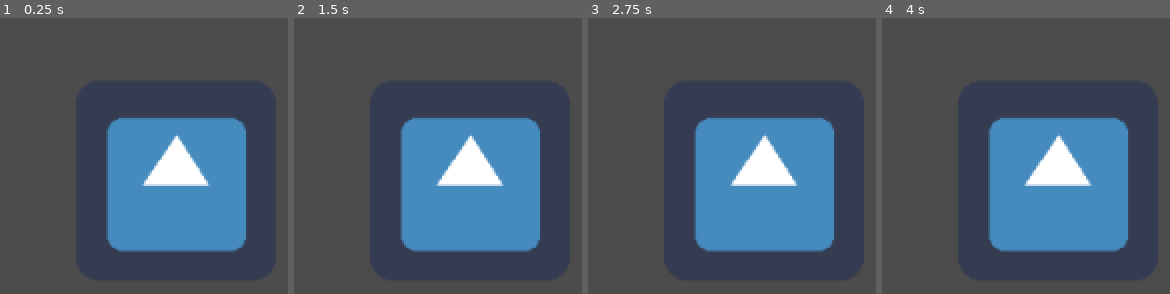
Above: before the commit, frames 1-4 (left to right).
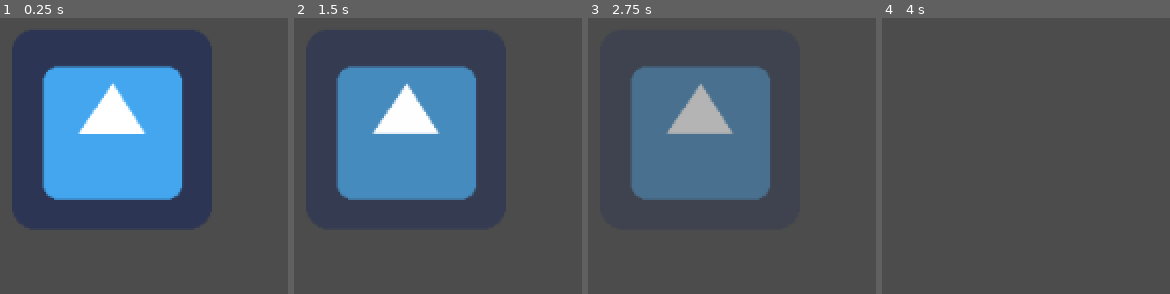
Above: after the commit, the same moments.

Repository: Gad3lan/QuarantineJam
Game: Godot game, scene res://Scenes/BioMasse.tscn
Two runs of this game, one before a commit and one after it. Both use one fixed random seed, a clock stepped at 60 frames per second and the inputs below. This scene is started directly instead of the project's main scene. The engine's default icon, where the game draws it, is replaced by a stand-in: a white triangle on a blue panel in a dark square.
Inputs (mouse positions are in pixels of both pictures, inside the frame that each line leads up to):
- Up to frame 1 (0.25 s): no input
- Up to frame 2 (1.5 s): tap Enter at 0.5 s; move the mouse to (outside the picture) at 0.52 s; click (outside the picture) at 0.67 s; tap Space at 1.25 s; move the mouse to (outside the picture) at 1.27 s; click (outside the picture) at 1.42 s
- Up to frame 3 (2.75 s): tap Enter at 2 s; move the mouse to (outside the picture) at 2.02 s; click (outside the picture) at 2.17 s
- Up to frame 4 (4 s): tap Space at 2.75 s; move the mouse to (outside the picture) at 2.77 s; click (outside the picture) at 2.92 s; tap Enter at 3.5 s; move the mouse to (outside the picture) at 3.52 s; click (outside the picture) at 3.67 s

The runs differ from the first frame. In frame 1, 55% of the frame differs, in the area x 4-86%, y 4-85%; in frame 2, 34%; in frame 3, 39%; in frame 4, 23%.

Commit message:
BioMasse2

Diff:
--- a/Plenty_of_Plants/Scenes/BioMasse.tscn
+++ b/Plenty_of_Plants/Scenes/BioMasse.tscn
@@ -1,13 +1,28 @@
-[gd_scene load_steps=3 format=2]
+[gd_scene load_steps=4 format=2]
 
 [ext_resource path="res://icon.png" type="Texture" id=1]
 [ext_resource path="res://Scripts/GetBioMasse.gd" type="Script" id=2]
 
+[sub_resource type="RectangleShape2D" id=1]
+extents = Vector2( 62.3398, 60.6725 )
+
 [node name="BioMasse" type="Node2D"]
 
-[node name="BioMasseStandard" type="Node2D" parent="."]
+[node name="BioMasseStandard" type="Area2D" parent="."]
+position = Vector2( 2.34631, 2.70566 )
+gravity_vec = Vector2( 0, 0 )
+script = ExtResource( 2 )
 
-[node name="Sprite" type="Sprite" parent="."]
-position = Vector2( 558.079, 306.814 )
+[node name="Sprite" type="Sprite" parent="BioMasseStandard"]
+position = Vector2( 514.749, 271.129 )
 texture = ExtResource( 1 )
-script = ExtResource( 2 )
+
+[node name="CollisionShape2D" type="CollisionShape2D" parent="BioMasseStandard"]
+position = Vector2( 514.564, 269.044 )
+shape = SubResource( 1 )
+
+[node name="Timer" type="Timer" parent="BioMasseStandard"]
+wait_time = 2.0
+one_shot = true
+autostart = true
+[connection signal="input_event" from="BioMasseStandard" to="BioMasseStandard" method="_on_Area2D_input_event"]
--- a/Plenty_of_Plants/Scripts/GetBioMasse.gd
+++ b/Plenty_of_Plants/Scripts/GetBioMasse.gd
@@ -1,24 +1,35 @@
-extends Sprite
+extends Area2D
+
 
 
 # Declare member variables here. Examples:
-# var a = 2
-# var b = "text"
-
-
+var add_Value = 0
+var timeToDelete = 3
 # Called when the node enters the scene tree for the first time.
 func _ready():
-	pass # Replace with function body.
+	$Timer.set_one_shot(true)
+	$Timer.set_wait_time(timeToDelete)
+	$Timer.connect("timeout", self, "_timer_callback")
+	$Timer.start()
 
 
 # Called every frame. 'delta' is the elapsed time since the previous frame.
-#func _process(delta):
-#	pass
+func _process(delta):
+	print($Timer.time_left/timeToDelete)
+	# juste un test en cartion pour rendre la piece transparente avant qu'elle disparaisse
+	var ratio = 0.5+$Timer.time_left/timeToDelete
+	$Sprite.modulate = Color(1,1,1,ratio)
+	if $Timer.time_left == 0 :
+		self.queue_free()
 
 func _input(event):
-	if event is InputEventMouseButton:
-		#var mousePos = get_viewport().get_mouse_position()
-		get_rect().has_point(to_local(event.position))
-		if get_rect().has_point(to_local(event.position)) == true:
-			visible = false
-		#print(get_rect().has_point(to_local(event.position)))
+
+	pass
+
+
+func _on_Area2D_input_event(viewport, event, shape_idx):
+	print($Timer.time_left)
+	if event is InputEventMouseButton &&  event.button_index == BUTTON_LEFT and event.pressed :
+		self.queue_free()
+		 # Je supprime l'objet directement au lieu de juste le cacher comme en bas
+		#$Sprite.visible=false
